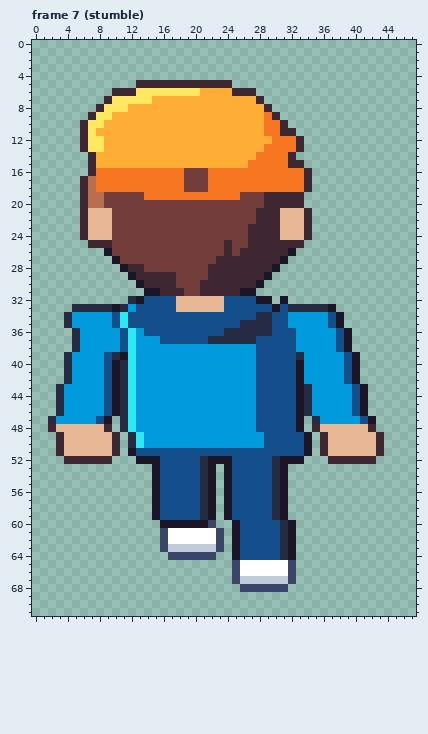
Pixel-art file, stored at art/road/walker-casey.aseprite. Above: the version before the commit.
48x72 pixels, 20 frames. Shown: frame 7 (stumble). The commit also changed other frames, which this record leaves out.
Once edited:
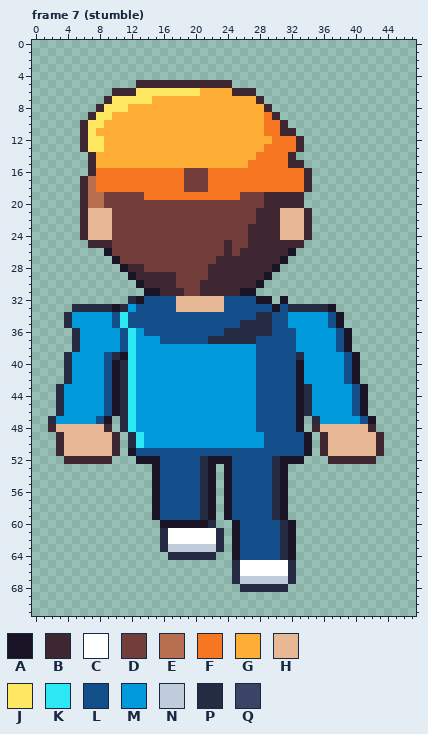
Palette (. is transparent): A #181425  B #3e2731  C #ffffff  D #733e39  E #b86f50  F #f77622  G #feae34  H #e8b796  J #fee761  K #2ce8f5  L #124e89  M #0099db  N #c0cbdc  P #262b44  Q #3a4466
Changes in this commit:
Frame 7 (stumble):
The edit turns colour Q into colour P in row 60 at x 22; in rows 61 to 63 at x 16 and 23; in row 64 at x 17 to 22; in rows 65 to 67 at x 25 and 32; in row 68 at x 26 to 31.
Boxes around the changes in both pictures, in picture pixels (x1, y1, x2, y2):
changed: (160, 520, 296, 592)
